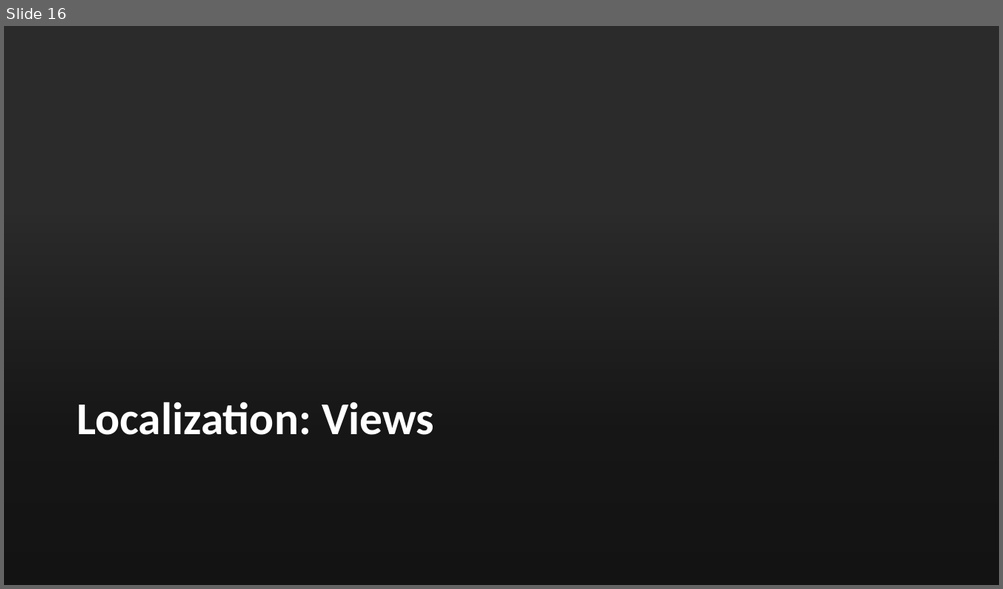
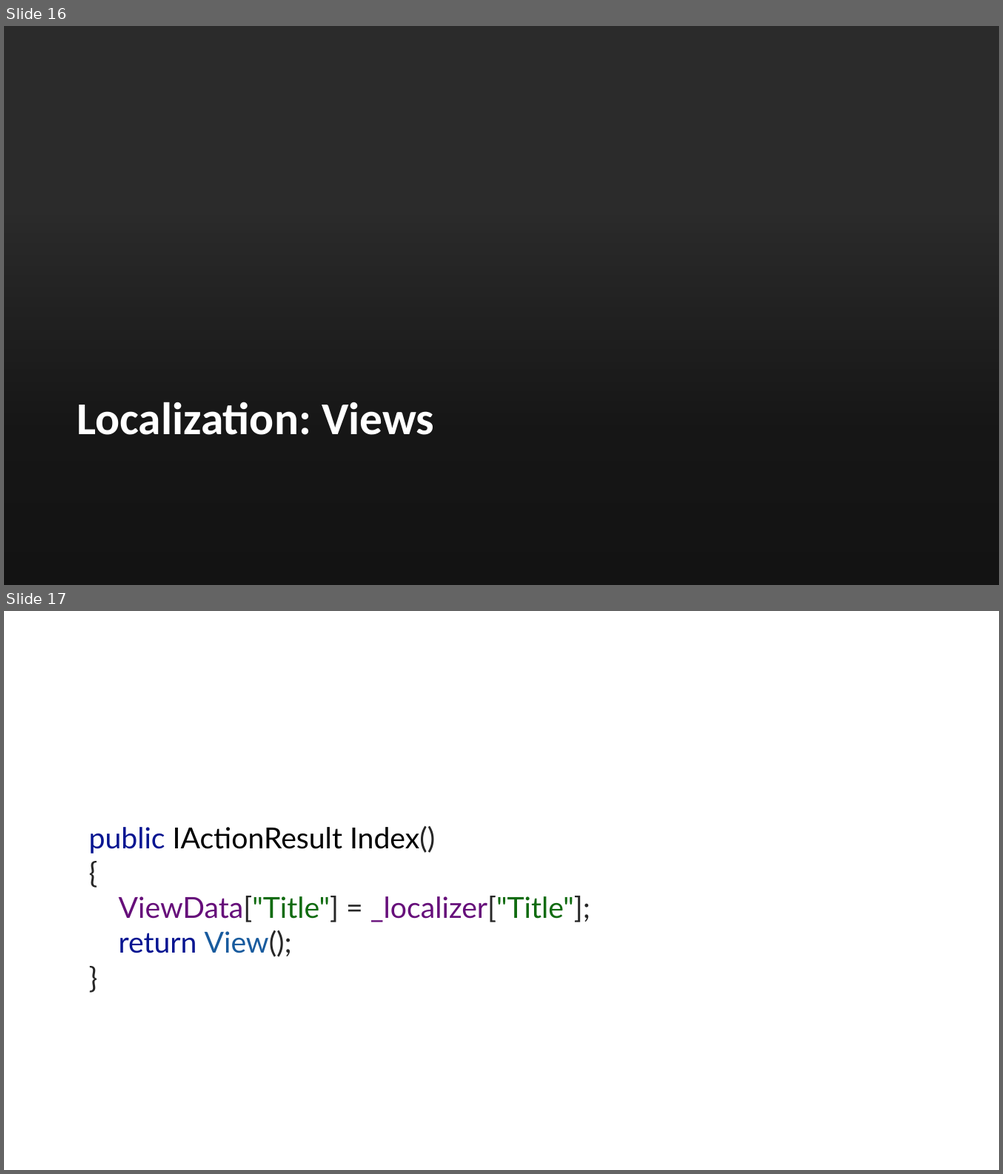
Before and after one commit to cwoodruff/ASPNETCore-I18n, a slide deck: Globalizing Your ASP.NET 8 Presence.pptx. Shown one above the other, each under a label of ours: slide 16 before the commit, slides 16 and 17 after it. The pictures are 1003x589 and 1003x1174 pixels, drawn with LibreOffice and Linux fonts; fonts in the diff are those of the drawing; background and template pictures are left out; a plain dark background stands for a picture behind light text. Boxes give left, top, right and bottom in pixels: in the first picture for what was removed or moved away, otherwise in the second. Text is boxed around its words. In the diff, an @@ line names an element or a change of style, - is before the commit and + after.

```diff
--- a/Globalizing Your ASP.NET 8 Presence.pptx
+++ b/Globalizing Your ASP.NET 8 Presence.pptx
@@ slide 17 added at box(4, 611, 999, 1170), background #FFFFFF @@
@@ text added at box(89, 826, 590, 957), 28 pt, text #000000 @@
+public IActionResult Index()
+{
+ViewData["Title"] = _localizer["Title"];
+return View();
+}
```
Also in this commit, not shown: 3 slides changed, 2 other slides added, 4 slides removed.
